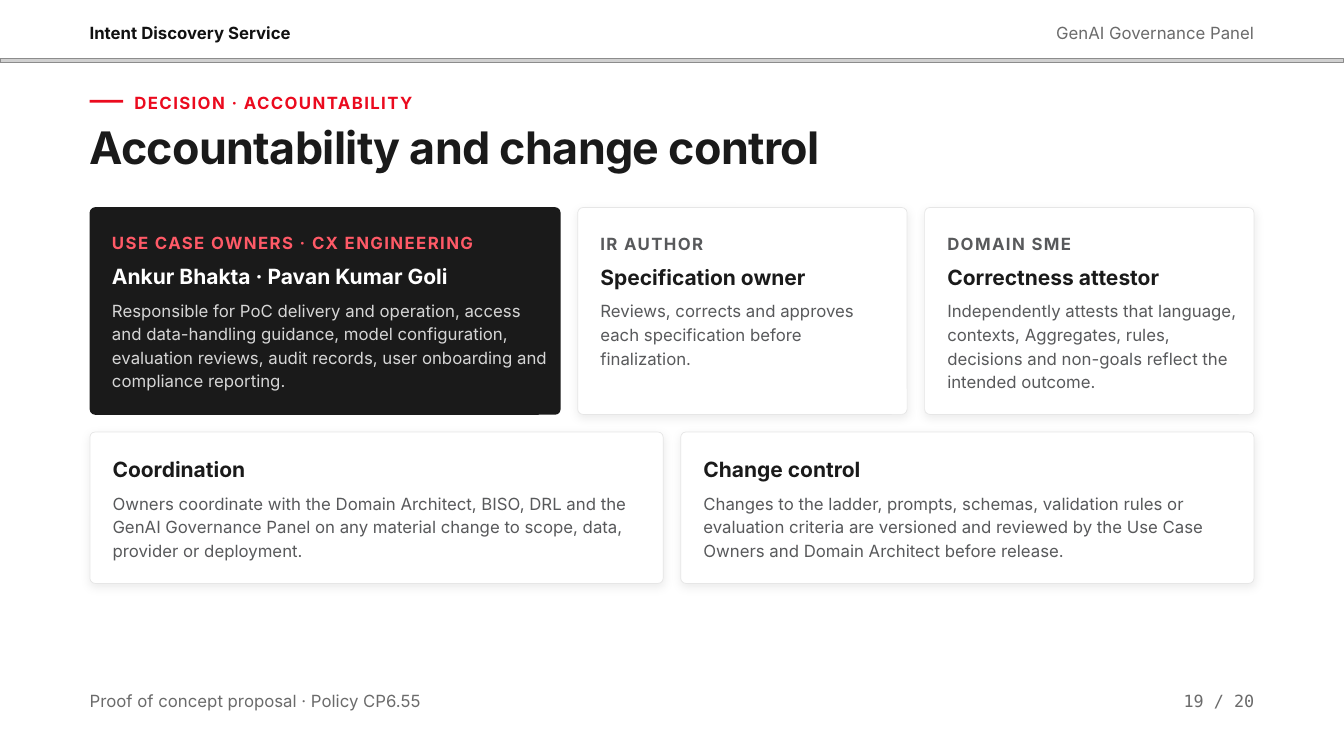
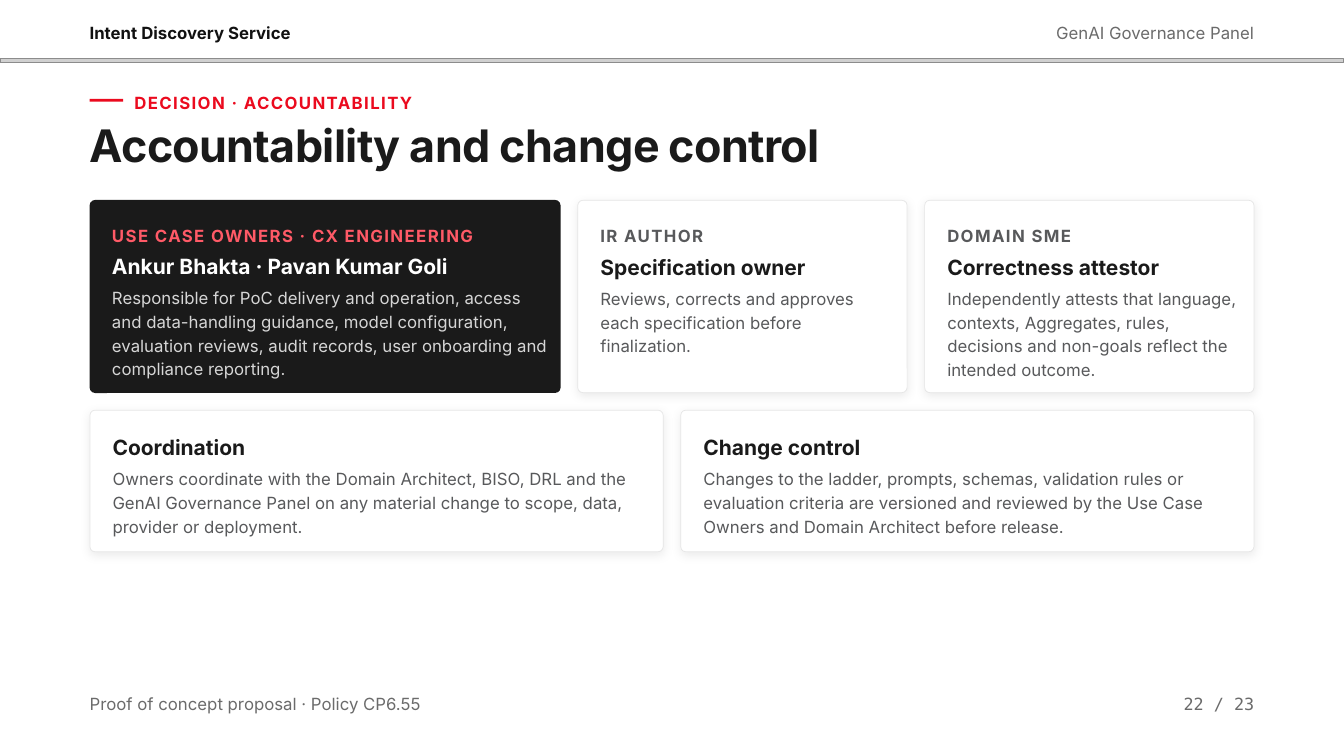
Before and after one commit to pavankumargoli/Machine-Learning-Featurization-and-TSNE, a slide deck: slide 22 of Intent Discovery Service — GenAI Council v4.pptx (slide 19 before the commit). Drawn at 1344x756 pixels with LibreOffice and Linux fonts; fonts in the diff are those of the drawing; grey boxes stand for pictures. Boxes give left, top, right and bottom in pixels: in the first picture for what was removed or moved away, otherwise in the second. Text is boxed around its words. In the diff, an @@ line names an element or a change of style, - is before the commit and + after.

```diff
--- a/Intent Discovery Service — GenAI Council v4.pptx
+++ b/Intent Discovery Service — GenAI Council v4.pptx
@@ rounded rectangle resized from (x1=90, y1=208, x2=561, y2=415) to (x1=90, y1=200, x2=561, y2=393) @@
@@ rounded rectangle resized from (x1=578, y1=208, x2=907, y2=414) to (x1=578, y1=201, x2=907, y2=393) @@
@@ rounded rectangle resized from (x1=925, y1=208, x2=1254, y2=414) to (x1=925, y1=201, x2=1254, y2=393) @@
@@ 3 texts moved together from (x1=112, y1=236, x2=1072, y2=250) to (x1=112, y1=229, x2=1072, y2=242) @@
@@ 3 texts moved together from (x1=112, y1=268, x2=1159, y2=290) to (x1=112, y1=258, x2=1159, y2=280) @@
@@ text "Responsible for PoC delivery and ..." moved from (x1=112, y1=304, x2=547, y2=391) to (x1=112, y1=291, x2=547, y2=379) @@
@@ text "Reviews, corrects and approves each ..." moved from (x1=600, y1=304, x2=853, y2=365) to (x1=600, y1=292, x2=853, y2=352) @@
@@ text "Independently attests that language, contexts, ..." moved from (x1=947, y1=305, x2=1236, y2=388) to (x1=947, y1=293, x2=1236, y2=376) @@
@@ rounded rectangle resized from (x1=90, y1=433, x2=663, y2=584) to (x1=90, y1=410, x2=663, y2=553) @@
@@ proportions changed in 5 elements at (x1=578, y1=201, x2=907, y2=393), (x1=925, y1=201, x2=1254, y2=393), (x1=90, y1=200, x2=561, y2=393), (x1=90, y1=410, x2=663, y2=553), (x1=681, y1=410, x2=1254, y2=553) @@
@@ rounded rectangle resized from (x1=681, y1=433, x2=1254, y2=584) to (x1=681, y1=410, x2=1254, y2=553) @@
@@ text "Coordination" moved from (x1=113, y1=461, x2=246, y2=477) to (x1=113, y1=439, x2=246, y2=455) @@
@@ text "Change control" moved from (x1=703, y1=461, x2=861, y2=482) to (x1=703, y1=439, x2=861, y2=460) @@
@@ text "Owners coordinate with the Domain ..." moved from (x1=113, y1=497, x2=626, y2=561) to (x1=113, y1=472, x2=626, y2=537) @@
@@ text "Changes to the ladder, prompts, ..." moved from (x1=703, y1=497, x2=1203, y2=557) to (x1=703, y1=472, x2=1203, y2=533) @@
@@ text removed at (x1=1184, y1=694, x2=1254, y2=707) @@
-19 / 20
@@ text added at (x1=1184, y1=697, x2=1254, y2=710), 12 pt, text #6B6B6B @@
+22 / 23
```
Also in this commit, not shown: 18 other slides changed, 4 slides added, 1 slide removed.
